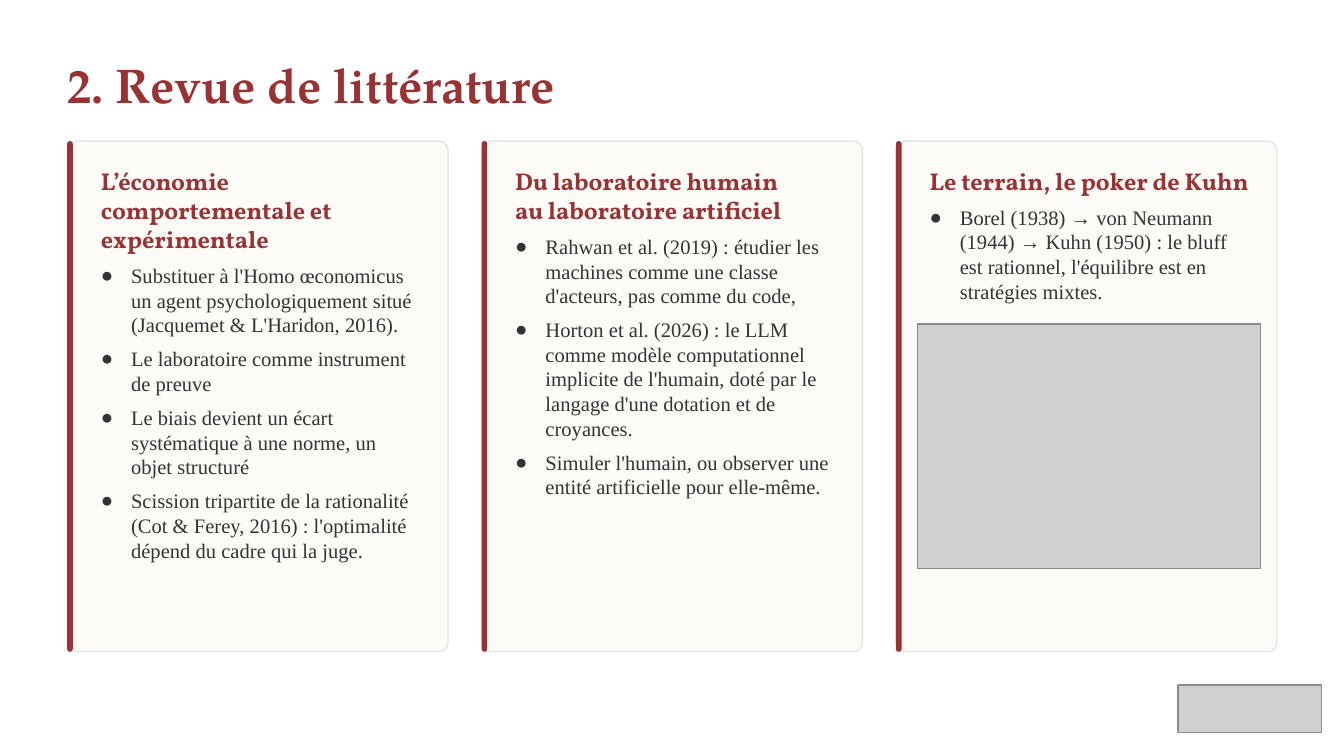
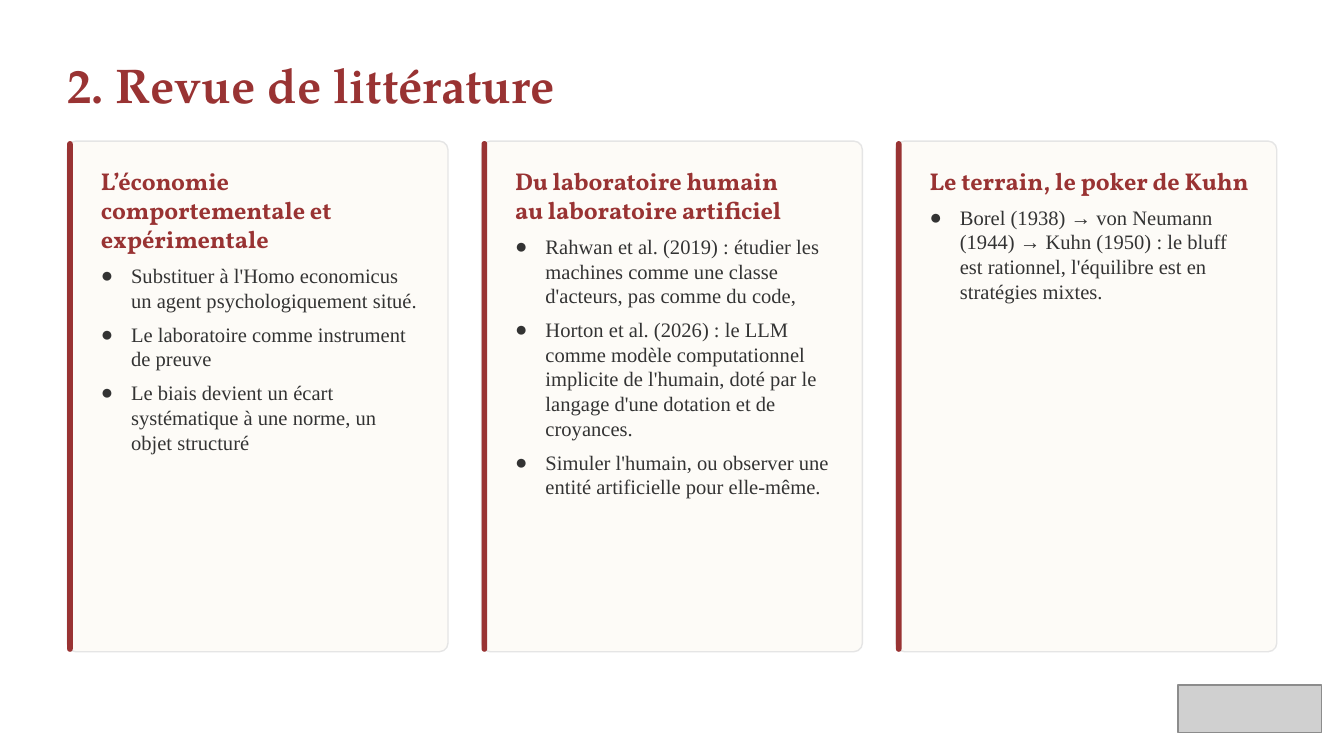
Before and after one commit to videtleo-ux/Memoire-IREN, a slide deck: slide 3 of Soutenance.pptx. Drawn at 1344x756 pixels with LibreOffice and Linux fonts; fonts in the diff are those of the drawing; grey boxes stand for pictures. Boxes give left, top, right and bottom in pixels: in the first picture for what was removed or moved away, otherwise in the second. Text is boxed around its words. In the diff, an @@ line names an element or a change of style, - is before the commit and + after.

```diff
--- a/Soutenance.pptx
+++ b/Soutenance.pptx
@@ text at (x1=131, y1=268, x2=417, y2=313): text changed @@
-● Substituer à l'Homo œconomicus un agent psychologiquement situé (Jacquemet & L'Haridon, 2016).
+● Substituer à l'Homo economicus un agent psychologiquement situé.
@@ picture removed at (x1=918, y1=324, x2=1261, y2=569) @@
@@ text at (x1=131, y1=493, x2=408, y2=563): paragraph removed @@
-● Scission tripartite de la rationalité (Cot & Ferey, 2016) : l'optimalité dépend du cadre qui la juge.
```
Also in this commit, not shown: 4 other slides changed, 15 other files.
